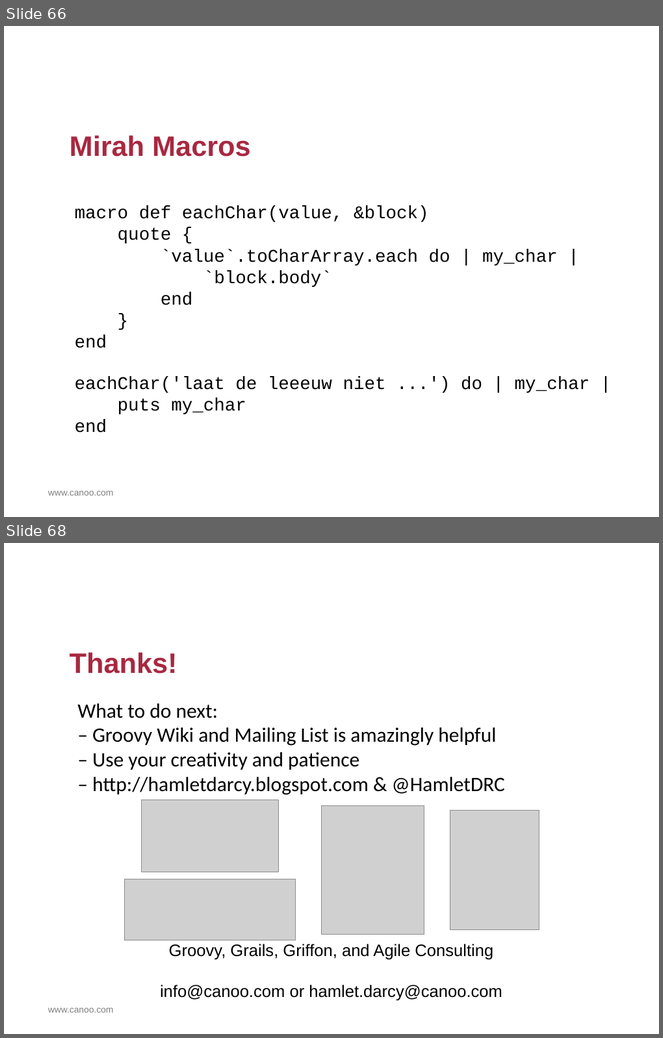
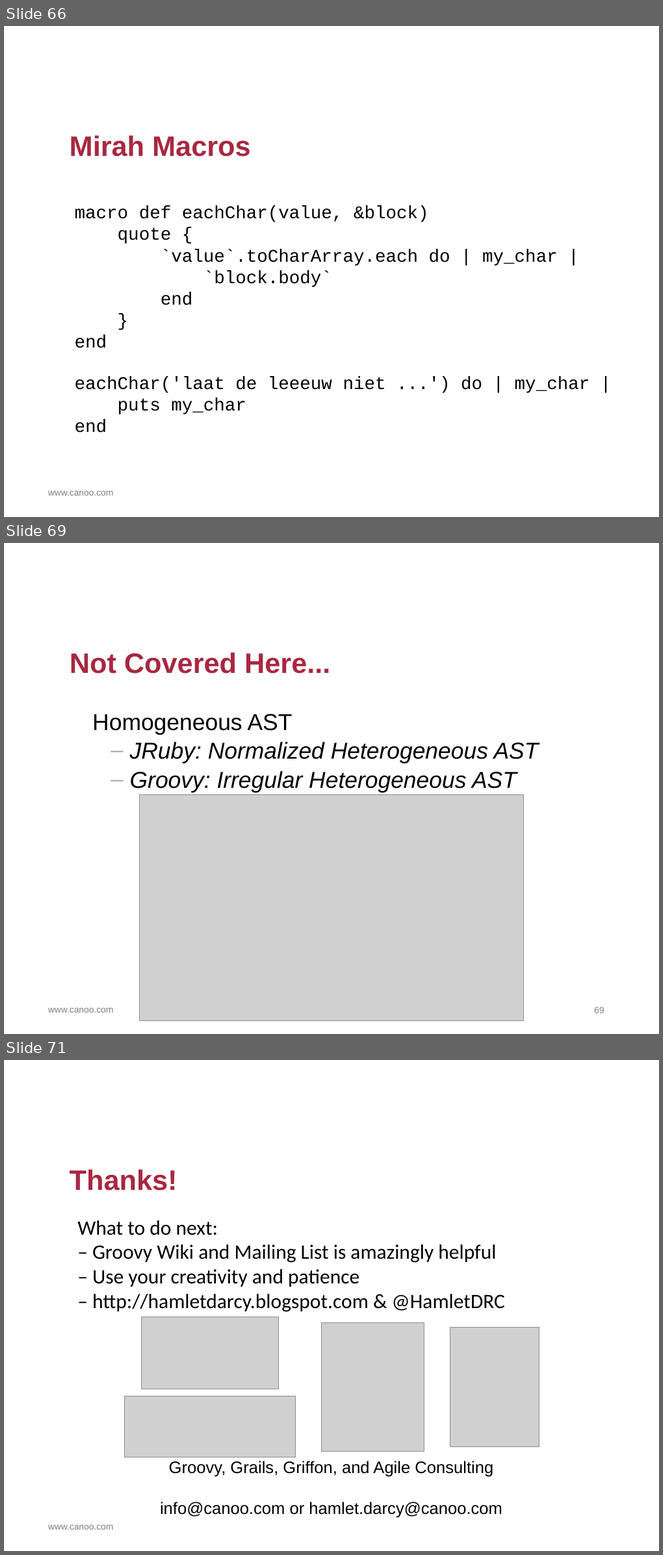
Before and after one commit to HamletDRC/presentations, a slide deck: asttransformations/AstTransformations.odp. Shown one above the other, each under a label of ours: slides 66 and 68 before the commit, slides 66, 69 and 71 after it; the slides between them are not shown. The pictures are 663x1038 and 663x1555 pixels, drawn with LibreOffice and Linux fonts; fonts in the diff are those of the drawing; grey boxes stand for pictures; background and template pictures are left out. Boxes give left, top, right and bottom in pixels: in the first picture for what was removed or moved away, otherwise in the second. Text is boxed around its words. In the diff, an @@ line names an element or a change of style, - is before the commit and + after.

Commit message:
added lisp and hetero vs homo slides.

```diff
--- a/asttransformations/AstTransformations.odp
+++ b/asttransformations/AstTransformations.odp
@@ slide 69 added at [4, 543, 659, 1034], background #FFFFFF; not listed: 1 template element that a slide beside it also shows @@
@@ title added at [70, 652, 330, 674], 44 pt, text #A82840, bold @@
+Not Covered Here...
@@ text added at [92, 714, 539, 793], 36 pt, text #000000, italic @@
+Homogeneous AST
+      – JRuby: Normalized Heterogeneous AST
+      – Groovy: Irregular Heterogeneous AST
@@ picture added at [139, 795, 524, 1021] @@
@@ page number added at [594, 1007, 604, 1014], 14 pt, text #7F7F7F @@
+69
@@ what was slide 68 is now slide 71 @@
```
Also in this commit, not shown: 2 slides changed, 2 other slides added, 3 other files.
